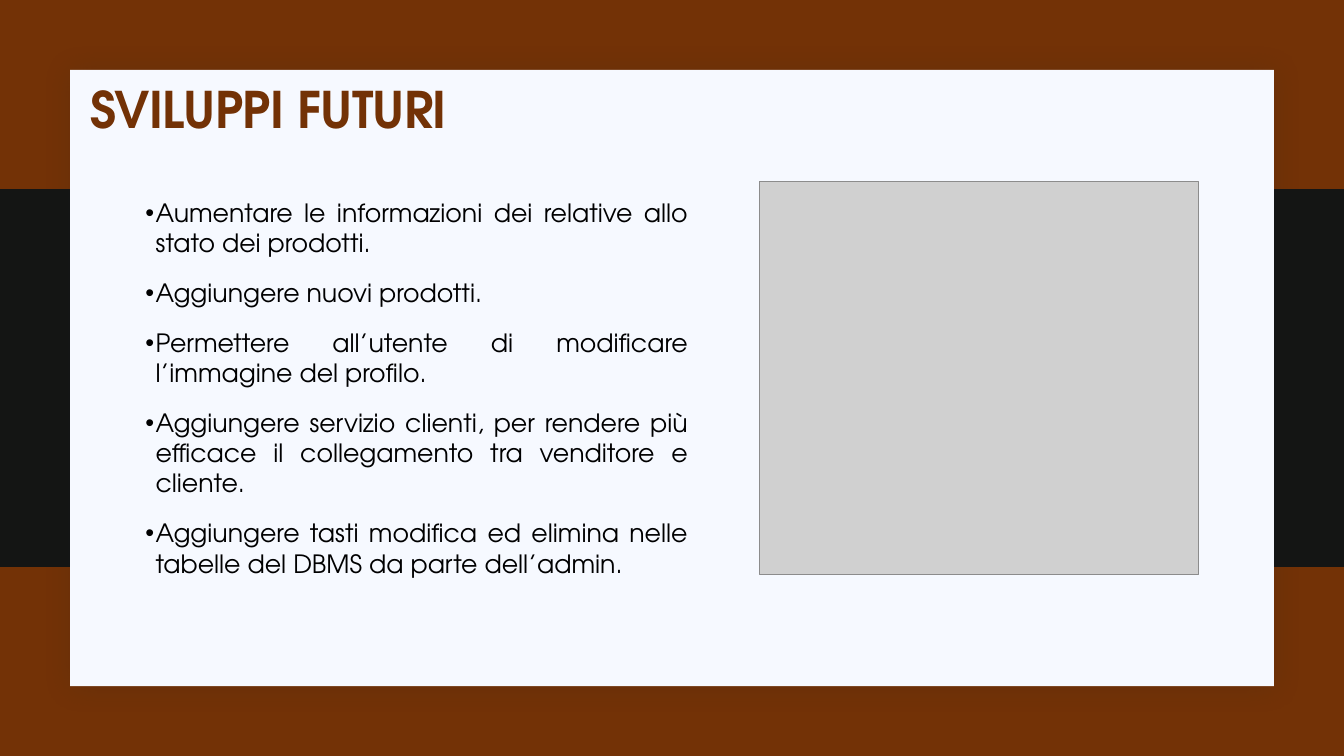
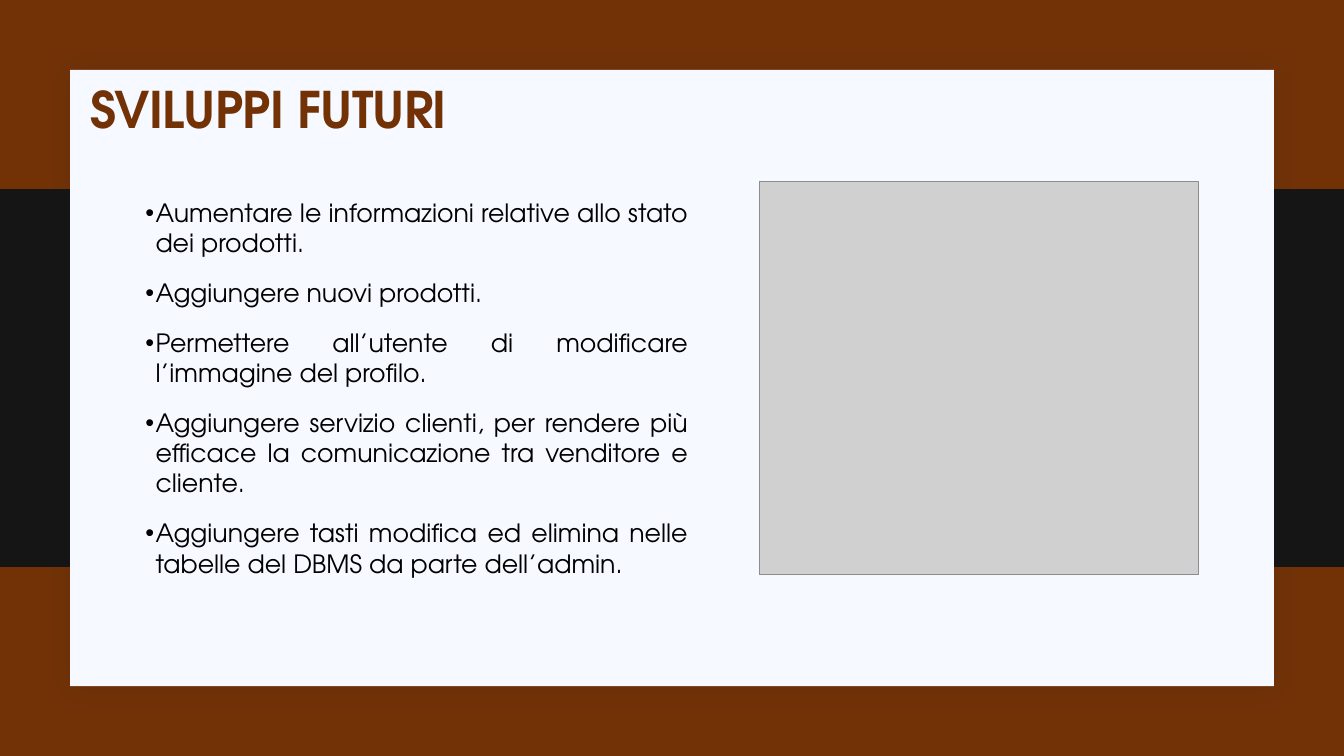
Before and after one commit to Vaxarius97/Progetto-Terminali-Mobili, a slide deck: slide 6 of Progetto-Terminali_Mobili.pptx. Drawn at 1344x756 pixels with LibreOffice and Linux fonts; fonts in the diff are those of the drawing; grey boxes stand for pictures. Boxes give left, top, right and bottom in pixels: in the first picture for what was removed or moved away, otherwise in the second. Text is boxed around its words. In the diff, an @@ line names an element or a change of style, - is before the commit and + after.

```diff
--- a/Progetto-Terminali_Mobili.pptx
+++ b/Progetto-Terminali_Mobili.pptx
@@ text at (x1=156, y1=203, x2=688, y2=257): text changed @@
-• Aumentare le informazioni dei relative allo stato dei prodotti.
+• Aumentare le informazioni relative allo stato dei prodotti.
@@ text at (x1=156, y1=413, x2=688, y2=493): text changed @@
-• Aggiungere servizio clienti, per rendere più efficace il collegamento tra venditore e cliente.
+• Aggiungere servizio clienti, per rendere più efficace la comunicazione tra venditore e cliente.
```
